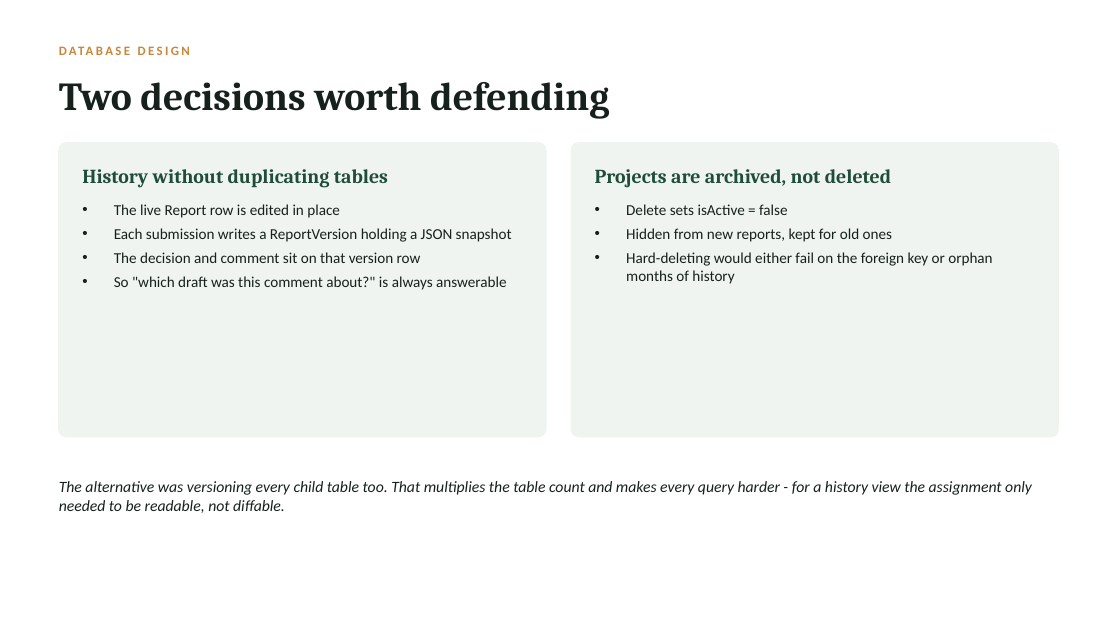
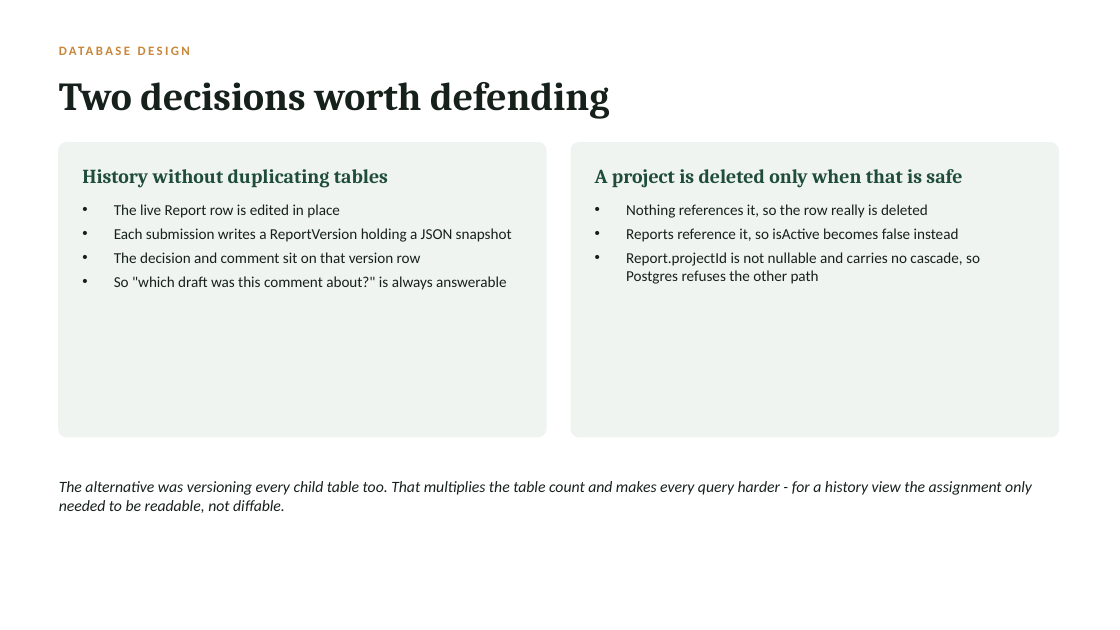
Before and after one commit to RVViduranga/weekly-report-dashboard, a slide deck: slide 6 of docs/presentation.pptx. Drawn at 1120x630 pixels with LibreOffice and Linux fonts; fonts in the diff are those of the drawing. Boxes give left, top, right and bottom in pixels: in the first picture for what was removed or moved away, otherwise in the second. Text is boxed around its words. In the diff, an @@ line names an element or a change of style, - is before the commit and + after.

```diff
--- a/docs/presentation.pptx
+++ b/docs/presentation.pptx
@@ text at (595, 169, 962, 188): text changed @@
-Projects are archived, not deleted
+A project is deleted only when that is safe
@@ text at (626, 204, 980, 284): text changed @@
-• Delete sets isActive = false
-• Hidden from new reports, kept for old ones
-• Hard-deleting would either fail on the foreign key or orphan months of history
+• Nothing references it, so the row really is deleted
+• Reports reference it, so isActive becomes false instead
+• Report.projectId is not nullable and carries no cascade, so Postgres refuses the other path
```
Also in this commit, not shown: 4 other slides changed, 1 slide added.
